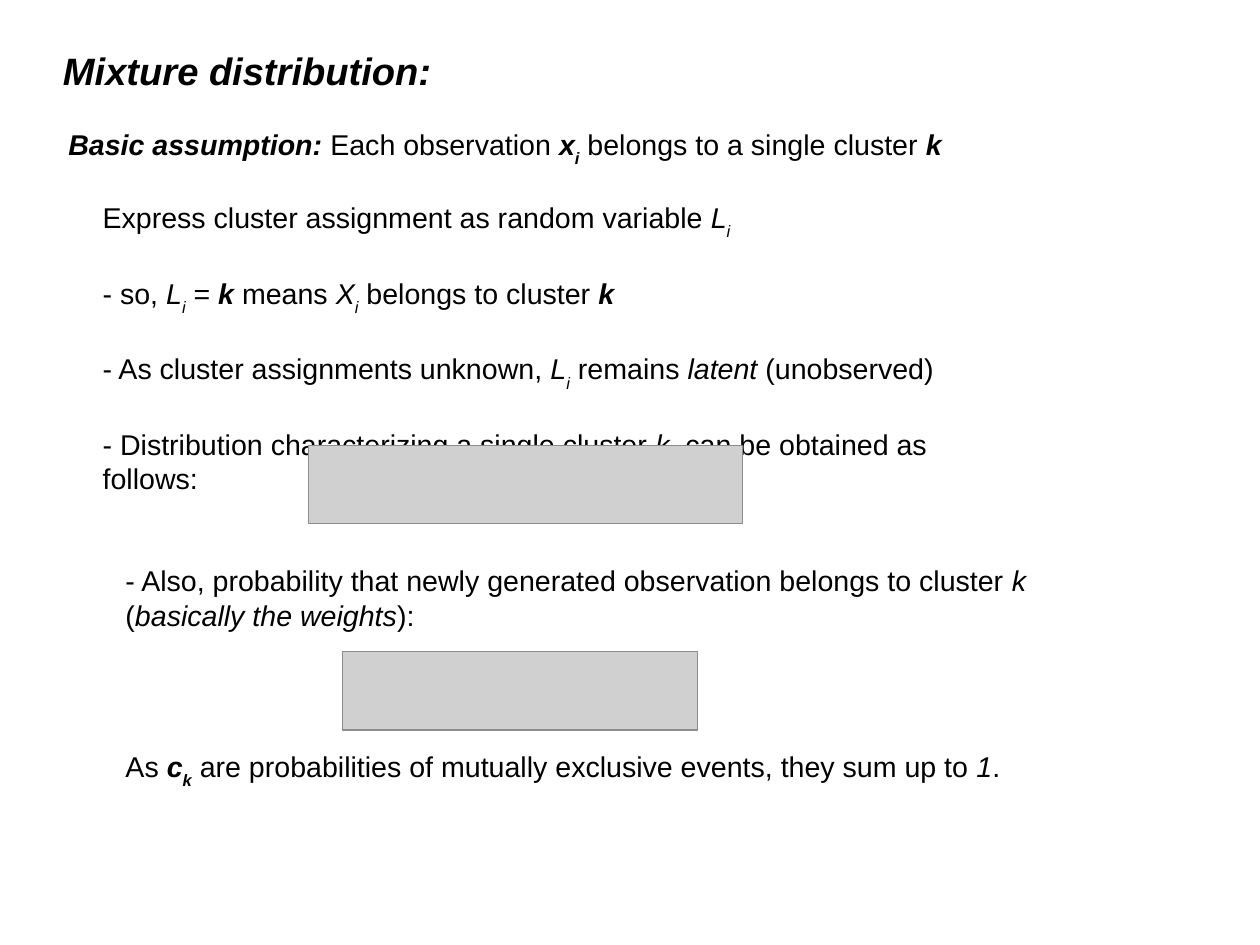
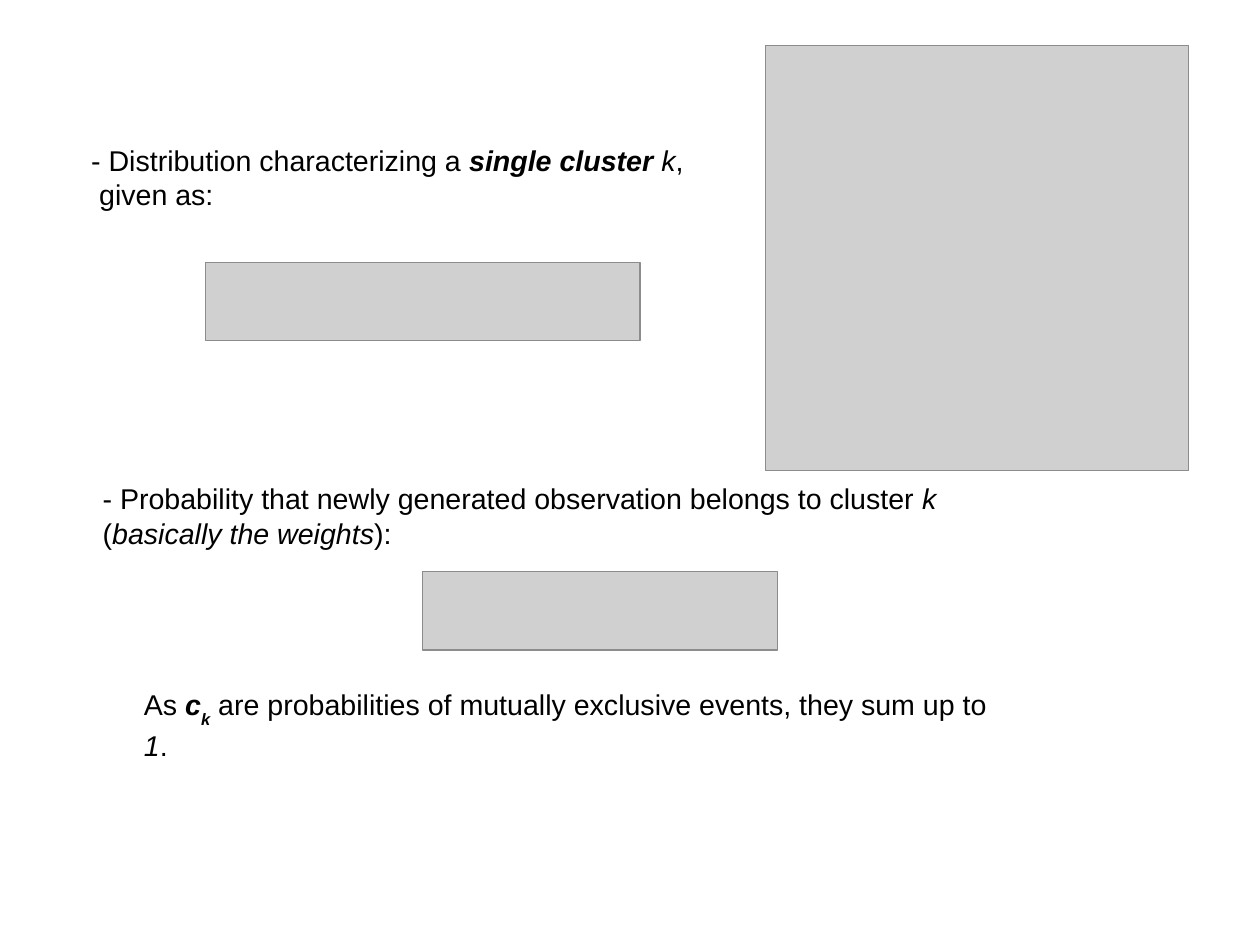
Before and after one commit to afcarl/Dirichlet_Processes, a slide deck: slide 5 of version_2.odp (slide 4 before the commit). Drawn at 1260x945 pixels with LibreOffice and Linux fonts; fonts in the diff are those of the drawing; grey boxes stand for pictures. Boxes give left, top, right and bottom in pixels: in the first picture for what was removed or moved away, otherwise in the second. Text is boxed around its words. In the diff, an @@ line names an element or a change of style, - is before the commit and + after.

```diff
--- a/version_2.odp
+++ b/version_2.odp
@@ title removed at (63,57,431,86) @@
-Mixture distribution:
@@ picture added at (766,46,1189,471) @@
@@ text removed at (68,134,942,161) @@
-Basic assumption: Each observation xi belongs to a single cluster k
@@ text added at (99,150,683,211), 18 pt, text #000000 @@
+- Distribution characterizing a single cluster k,
+given as:
@@ text removed at (103,207,933,490) @@
-Express cluster assignment as random variable Li
-- so, Li = k means Xi belongs to cluster k
-- As cluster assignments unknown, Li remains latent (unobserved)
-- Distribution characterizing a single cluster k, can be obtained as follows:
@@ picture: place and size @@
-picture at (309,446,743,524)
+picture at (206,263,640,341)
@@ text at (103,488,936,549): text changed @@
-- Also, probability that newly generated observation belongs to cluster k (basically the weights):
+- Probability that newly generated observation belongs to cluster k (basically the weights):
@@ picture: place and size @@
-picture at (343,652,697,731)
+picture at (423,572,777,651)
@@ text "As ck are probabilities of ..." rewrapped from (125,756,1000,782) to (144,694,987,756) @@
```
Also in this commit, not shown: 2 other slides changed, 3 slides added, 1 slide removed.
